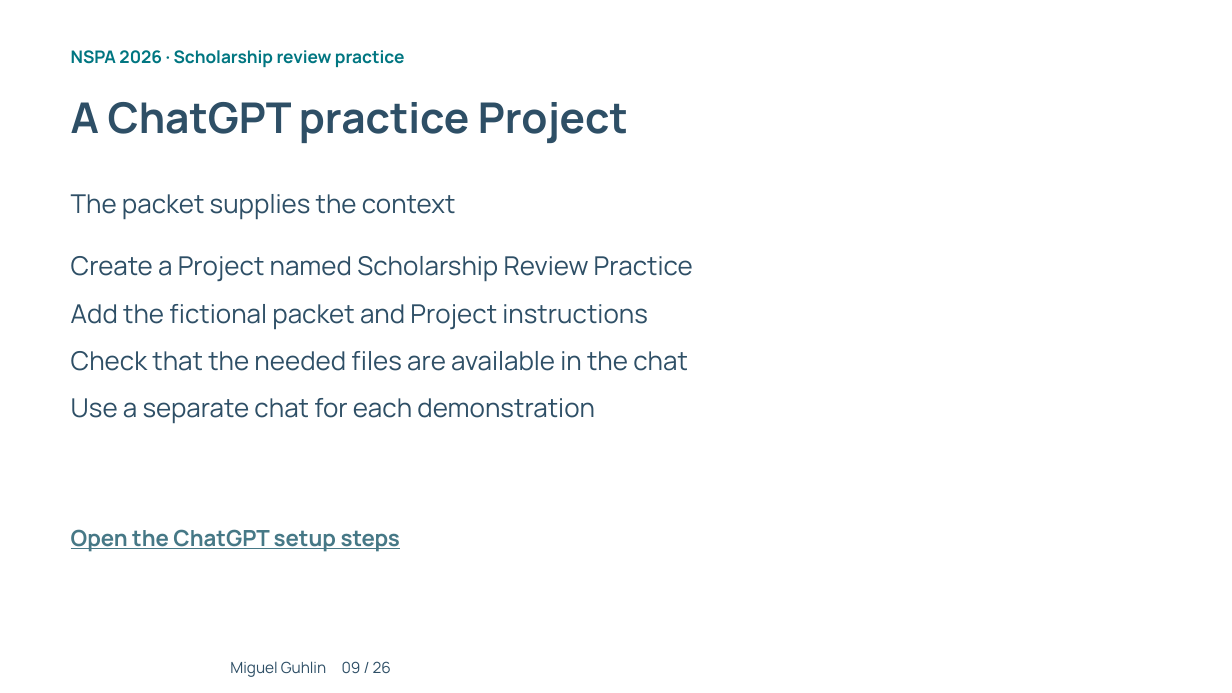
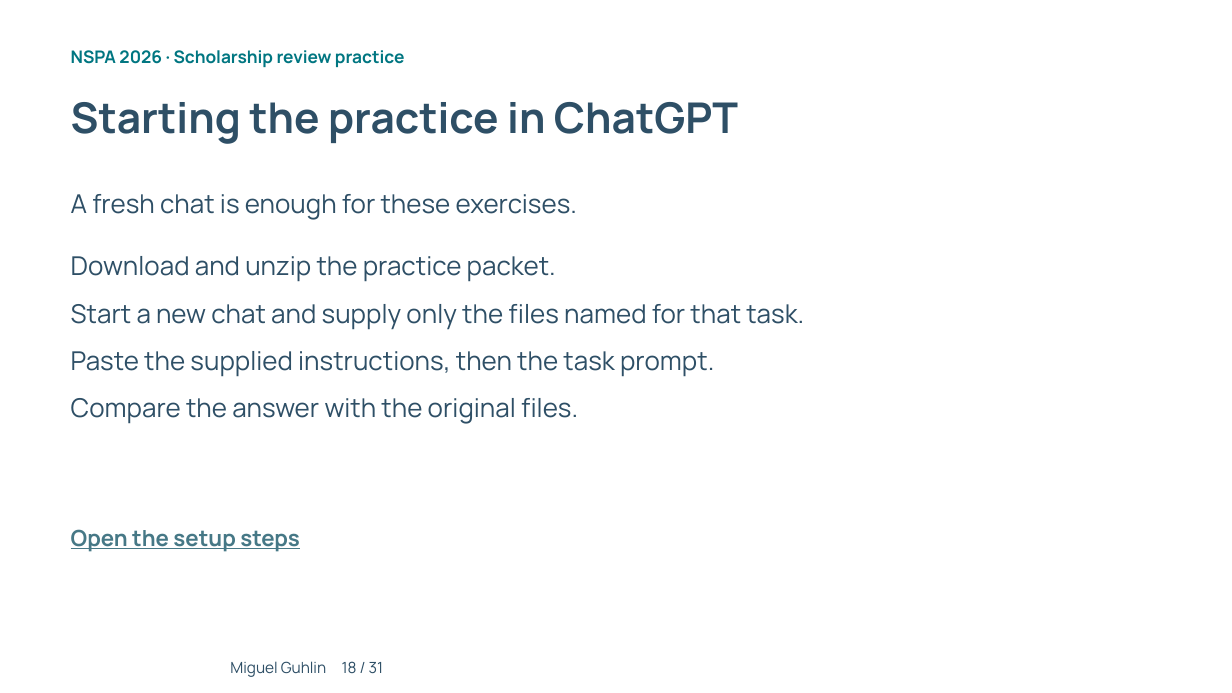
Before and after one commit to mguhlin/nspa, a slide deck: slide 18 of 2026/p/slides/ai-prompting-scholarship-review.pptx (slide 9 before the commit). Drawn at 1232x693 pixels with LibreOffice and Linux fonts; fonts in the diff are those of the drawing; background and template pictures are left out. Boxes give left, top, right and bottom in pixels: in the first picture for what was removed or moved away, otherwise in the second. Text is boxed around its words. In the diff, an @@ line names an element or a change of style, - is before the commit and + after.

Commit message:
Simplify AI practice and assessment with introductory concepts and pictures

```diff
--- a/2026/p/slides/ai-prompting-scholarship-review.pptx
+++ b/2026/p/slides/ai-prompting-scholarship-review.pptx
@@ text at bbox=[71, 102, 738, 144]: text changed @@
-A ChatGPT practice Project
+Starting the practice in ChatGPT
@@ text at bbox=[71, 194, 577, 220]: text changed @@
-The packet supplies the context
+A fresh chat is enough for these exercises.
@@ text at bbox=[71, 256, 556, 282]: text changed @@
-Create a Project named Scholarship Review Practice
+Download and unzip the practice packet.
@@ text at bbox=[71, 304, 804, 329]: text changed @@
-Add the fictional packet and Project instructions
+Start a new chat and supply only the files named for that task.
@@ text at bbox=[71, 351, 714, 377]: text changed @@
-Check that the needed files are available in the chat
+Paste the supplied instructions, then the task prompt.
@@ text at bbox=[71, 398, 578, 424]: text changed @@
-Use a separate chat for each demonstration
+Compare the answer with the original files.
@@ text at bbox=[71, 529, 299, 552]: text changed @@
-Open the ChatGPT setup steps
+Open the setup steps
@@ text at bbox=[230, 661, 384, 677]: text changed @@
-Miguel Guhlin 09 / 26
+Miguel Guhlin 18 / 31
```
Also in this commit, not shown: 8 other slides changed, 22 slides added, 17 slides removed, 33 other files.
